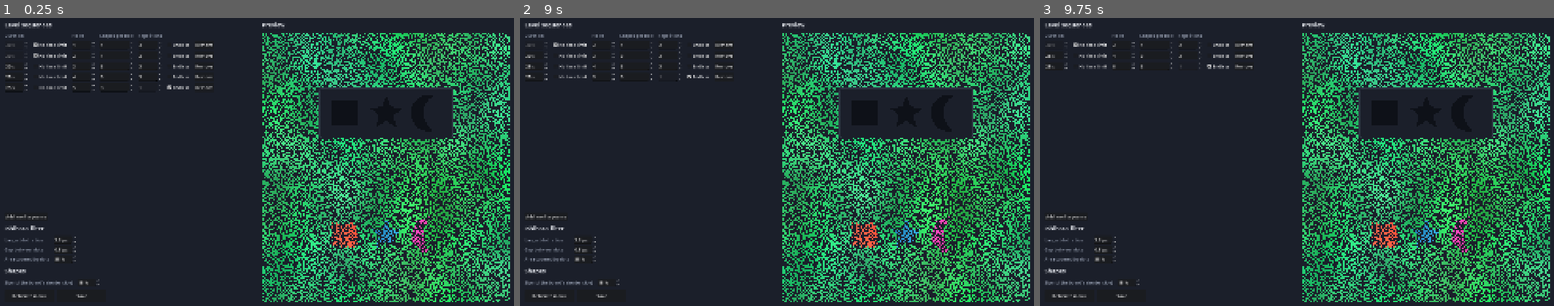
Above: before the commit, frames 1-3 (left to right).
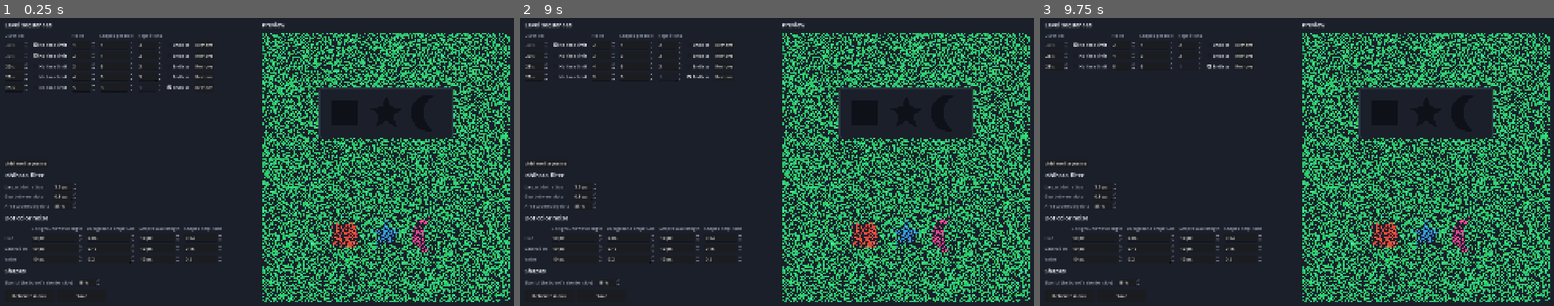
Above: after the commit, the same moments.

Repository: ooooonnnnn/Colorblind-Shape-Match
Game: Godot game, scene res://config.tscn
The game is run twice, just before and just after one commit, with the same random seed, the same clock (stepped at 60 frames per second) and the same inputs. This scene is started directly instead of the project's main scene.
Inputs:
- Up to frame 1 (0.25 s): no input
- Up to frame 2 (9 s): click "Save" at 0.5 s; click "Endless" at 1.25 s; click "Endless" at 2 s; click "Endless" at 2.75 s; click "Endless" at 3.5 s; click "Endless" at 4.25 s; click "Endless" at 5 s; click "Endless" at 5.75 s; click "Endless" at 6.5 s; click "Endless" at 7.25 s; click "Endless" at 8 s; click "Remove" at 8.75 s
- Up to frame 3 (9.75 s): click "Remove" at 9.5 s

The runs differ from the first frame. In frame 1, 11% of the frame differs, in the area x 1-100%, y 5-99%; in frame 2, 11%; in frame 3, 11%.

Commit message:
coloring noise

Diff:
--- a/config.tscn
+++ b/config.tscn
@@ -127,6 +127,19 @@
 value = 80.0
 suffix = "%"
 
+[node name="NoiseTitle" type="Label" parent="Margin/Columns/Settings"]
+layout_mode = 2
+theme_override_colors/font_color = Color(0.913725, 0.92549, 0.94902, 1)
+theme_override_font_sizes/font_size = 22
+text = "Dot color noise"
+
+[node name="Noise" type="GridContainer" parent="Margin/Columns/Settings"]
+unique_name_in_owner = true
+layout_mode = 2
+theme_override_constants/h_separation = 16
+theme_override_constants/v_separation = 8
+columns = 5
+
 [node name="ShapesTitle" type="Label" parent="Margin/Columns/Settings"]
 layout_mode = 2
 theme_override_colors/font_color = Color(0.913725, 0.92549, 0.94902, 1)
--- a/noise.json
+++ b/noise.json
@@ -1,12 +1,30 @@
 {
 	"background": {
-		"hue":        { "wavelength": 400, "amplitude": 0.04 },
-		"saturation": { "wavelength": 200, "amplitude": 0.15 },
-		"value":      { "wavelength": 120, "amplitude": 0.20 }
+		"hue": {
+			"wavelength": 10,
+			"amplitude": 0.04
+		},
+		"saturation": {
+			"wavelength": 10,
+			"amplitude": 0.15
+		},
+		"value": {
+			"wavelength": 10,
+			"amplitude": 0.2
+		}
 	},
 	"shapes": {
-		"hue":        { "wavelength": 400, "amplitude": 0.04 },
-		"saturation": { "wavelength": 200, "amplitude": 0.15 },
-		"value":      { "wavelength": 120, "amplitude": 0.20 }
+		"hue": {
+			"wavelength": 10,
+			"amplitude": 0.04
+		},
+		"saturation": {
+			"wavelength": 10,
+			"amplitude": 0.15
+		},
+		"value": {
+			"wavelength": 10,
+			"amplitude": 0.2
+		}
 	}
 }
--- a/scripts/config.gd
+++ b/scripts/config.gd
@@ -1,7 +1,7 @@
 extends Control
-## Edits the level sequences (LevelConfig), the dot filter (dots.json) and the
-## shape size (shape_size.json). The preview shows the last two live; nothing
-## is written until Save.
+## Edits the level sequences (LevelConfig), the dot filter (dots.json), the dot
+## color noise (noise.json) and the shape size (shape_size.json). The preview
+## shows all but the levels live; nothing is written until Save.
 
 const Dots := preload("res://scripts/dots.gd")
 const PREVIEW_SHAPES := ["square", "star", "crescent"]
@@ -14,6 +14,7 @@
 @onready var max_radius: SpinBox = %MaxRadius
 @onready var gap: SpinBox = %Gap
 @onready var fill: SpinBox = %Fill
+@onready var noise_grid: GridContainer = %Noise
 @onready var size_spin: SpinBox = %Size
 @onready var back: Button = %Back
 @onready var save: Button = %Save
@@ -22,6 +23,7 @@
 @onready var dots: Dots = $Dots
 
 var _rows: Array[Dictionary] = []  # each level sequence's controls, by field
+var _noise_spins := {}  # {part: {channel: {wavelength, amplitude}}} of SpinBoxes, as in Dots.noise
 var _holes: Array[ShapeView] = []
 var _pieces: Array[ShapeView] = []
 
@@ -41,6 +43,7 @@
 	fill.value = dots.fill * 100
 	for spin in [max_radius, gap, fill]:
 		spin.value_changed.connect(_on_dots_changed)
+	_build_noise_grid()
 
 	ShapeView.load_size()
 	size_spin.value = ShapeView.side_fraction * 100
@@ -122,6 +125,43 @@
 	return levels
 
 
+# ---------- Dot color noise ----------
+
+## A row per channel, with each part's wavelength and amplitude side by side.
+func _build_noise_grid() -> void:
+	noise_grid.add_child(Label.new())
+	for part in Dots.NOISE_PARTS:
+		for field in ["wavelength", "amplitude"]:
+			var header := Label.new()
+			header.text = "%s %s" % [part.capitalize(), field]
+			noise_grid.add_child(header)
+		_noise_spins[part] = {}
+	for channel in Dots.NOISE_CHANNELS:
+		var label := Label.new()
+		label.text = channel.capitalize()
+		noise_grid.add_child(label)
+		for part in Dots.NOISE_PARTS:
+			var values: Dictionary = dots.noise[part][channel]
+			var wavelength := _spin(1, 2000, values.wavelength, "px")
+			var amplitude := _spin(0, 1, values.amplitude)
+			amplitude.step = 0.01
+			amplitude.value = values.amplitude
+			for spin in [wavelength, amplitude]:
+				spin.value_changed.connect(_on_noise_changed)
+				noise_grid.add_child(spin)
+			_noise_spins[part][channel] = {"wavelength": wavelength, "amplitude": amplitude}
+
+
+func _on_noise_changed(_value: float) -> void:
+	var data := {}
+	for part in _noise_spins:
+		data[part] = {}
+		for channel in _noise_spins[part]:
+			var spins: Dictionary = _noise_spins[part][channel]
+			data[part][channel] = {"wavelength": spins.wavelength.value, "amplitude": spins.amplitude.value}
+	dots.apply_noise(data)
+
+
 # ---------- Preview ----------
 
 func _on_dots_changed(_value: float) -> void:
@@ -173,6 +213,6 @@
 # ---------- Saving ----------
 
 func _save() -> void:
-	for result in [LevelConfig.save_levels(_levels()), dots.save_config(), ShapeView.save_size()]:
+	for result in [LevelConfig.save_levels(_levels()), dots.save_config(), dots.save_noise(), ShapeView.save_size()]:
 		if result != OK:
 			push_error("Could not save config: %s" % error_string(result))
--- a/scripts/dots.gd
+++ b/scripts/dots.gd
@@ -12,6 +12,8 @@
 const NOISE_PATH := "res://noise.json"
 const MIN_RADIUS := 1.0     # px; spots that only fit a smaller circle are skipped
 const CELL := 4.0          # px; side of the cells used to track where free space is left
+const NOISE_PARTS := {"background": "background", "shapes": "shape"}  # NOISE_PATH key: shader uniform prefix
+const NOISE_CHANNELS := ["hue", "saturation", "value"]
 
 @export var area: Control  ## the part of the screen the circles fill
 @export var mask: Control  ## stays clear of circles
@@ -28,6 +30,8 @@
 var max_radius := 14.0  # px
 var gap := 3.0          # px between neighbouring circles
 var fill := 0.5         # fraction of the area outside the mask to cover
+## {part: {channel: {wavelength, amplitude}}} for each NOISE_PARTS key and NOISE_CHANNELS entry
+var noise := {}
 
 var _background := ColorRect.new()
 var _circles := MultiMeshInstance2D.new()
@@ -89,27 +93,55 @@
 	return OK
 
 
-## Gives the circle shader each H, S and V noise's wavelength and amplitude,
-## separately for the background and the shapes.
 func _load_noise() -> void:
 	var data = JSON.parse_string(FileAccess.get_file_as_string(NOISE_PATH))
 	if not data is Dictionary:
 		push_error("Bad or missing noise config in %s" % NOISE_PATH)
 		data = {}
-	for part in [["background", "background"], ["shapes", "shape"]]:
-		var channels = data.get(part[0])
+	apply_noise(data)
+
+
+## Takes the H, S and V noises' wavelength and amplitude, separately for the
+## background and the shapes, shaped like NOISE_PATH; missing values keep their
+## current one (wavelength 1, amplitude 0 at first). The circles show it at once.
+func apply_noise(data: Dictionary) -> void:
+	for part in NOISE_PARTS:
+		var channels = data.get(part)
 		if not channels is Dictionary:
 			channels = {}
+		if not noise.has(part):
+			noise[part] = {}
 		var wavelength := Vector3.ONE
 		var amplitude := Vector3.ZERO
-		for i in 3:
-			var noise = channels.get(["hue", "saturation", "value"][i])
-			if not noise is Dictionary:
-				noise = {}
-			wavelength[i] = maxf(1.0, float(noise.get("wavelength", 1)))
-			amplitude[i] = float(noise.get("amplitude", 0))
-		_circles.material.set_shader_parameter(part[1] + "_wavelength", wavelength)
-		_circles.material.set_shader_parameter(part[1] + "_amplitude", amplitude)
+		for i in NOISE_CHANNELS.size():
+			var channel: String = NOISE_CHANNELS[i]
+			var current: Dictionary = noise[part].get(channel, {"wavelength": 1.0, "amplitude": 0.0})
+			var given = channels.get(channel)
+			if not given is Dictionary:
+				given = {}
+			wavelength[i] = maxf(1.0, float(given.get("wavelength", current.wavelength)))
+			amplitude[i] = float(given.get("amplitude", current.amplitude))
+			noise[part][channel] = {"wavelength": wavelength[i], "amplitude": amplitude[i]}
+		_circles.material.set_shader_parameter(NOISE_PARTS[part] + "_wavelength", wavelength)
+		_circles.material.set_shader_parameter(NOISE_PARTS[part] + "_amplitude", amplitude)
+
+
+func save_noise() -> Error:
+	var file := FileAccess.open(NOISE_PATH, FileAccess.WRITE)
+	if file == null:
+		return FileAccess.get_open_error()
+	var data := {}
+	for part in NOISE_PARTS:
+		data[part] = {}
+		for channel in NOISE_CHANNELS:
+			var wavelength: float = noise[part][channel].wavelength
+			data[part][channel] = {
+				# Keep whole numbers free of a trailing .0.
+				"wavelength": int(wavelength) if wavelength == int(wavelength) else wavelength,
+				"amplitude": snappedf(noise[part][channel].amplitude, 0.001),
+			}
+	file.store_string(JSON.stringify(data, "\t", false) + "\n")
+	return OK
 
 
 ## The color pieces of this shape are filled with, and the base for their circles.
